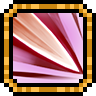
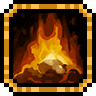
Comparing the layer stacks of the two (96, 96) images. Changes:
added group "SWORD" with 2 layers above "BOW" over [13, 13, 88, 88]
hid "Fighting_Ability_Pierce_T", moved it into group "SWORD" over [13, 13, 88, 88]
added layer "red (30)" above "red (18)" over [13, 13, 83, 83]
